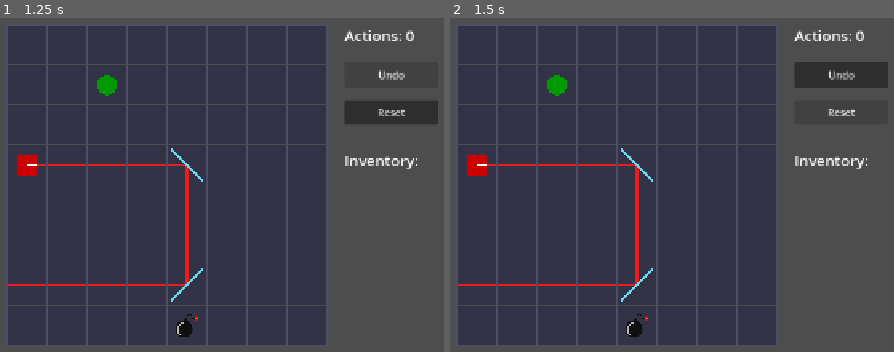
Above: before the commit, frames 1-2 (left to right).
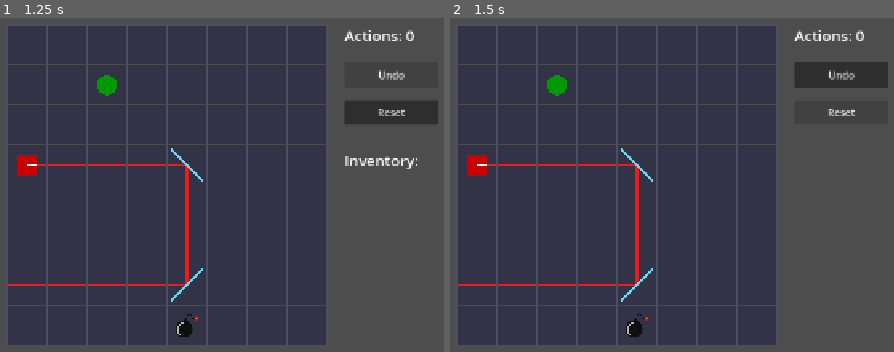
Above: after the commit, the same moments.

Repository: Tortiz-CSUF/laser-mirror-puzzle
Game: Godot game, scene res://Scenes/game_board.tscn
Two runs of this game, one before a commit and one after it. Both use one fixed random seed, a clock stepped at 60 frames per second and the inputs below.
Inputs:
- Up to frame 1 (1.25 s): click "Undo" at 0.5 s
- Up to frame 2 (1.5 s): click "Reset" at 1.25 s

Frame 1 is identical in both runs. In frame 2, 0.3% of the frame differs, in the area x 77-94%, y 41-46%.

Commit message:
laser-mirror-puzzle-Interim_5

Diff:
--- a/Scripts/game_board.gd
+++ b/Scripts/game_board.gd
@@ -526,7 +526,12 @@
 
 	elif last["action"] == "place":
 		var cell: Vector2i = last["cell"]
+		var inv_index: int = last["inv_index"]
+		var piece_data: Dictionary = last["piece_data"]
 		grid[cell.x][cell.y] = _empty_cell()
+		inventory.insert(inv_index, piece_data)
+		selected_inventory_index = -1
+		_build_inventory_ui()
 
 	action_count -= 1
 	_cast_all_lasers()
@@ -541,6 +546,7 @@
 	_draw_tiles()
 	_cast_all_lasers()
 	_update_ui()
+	_build_inventory_ui()
 
 
 func _update_ui():
